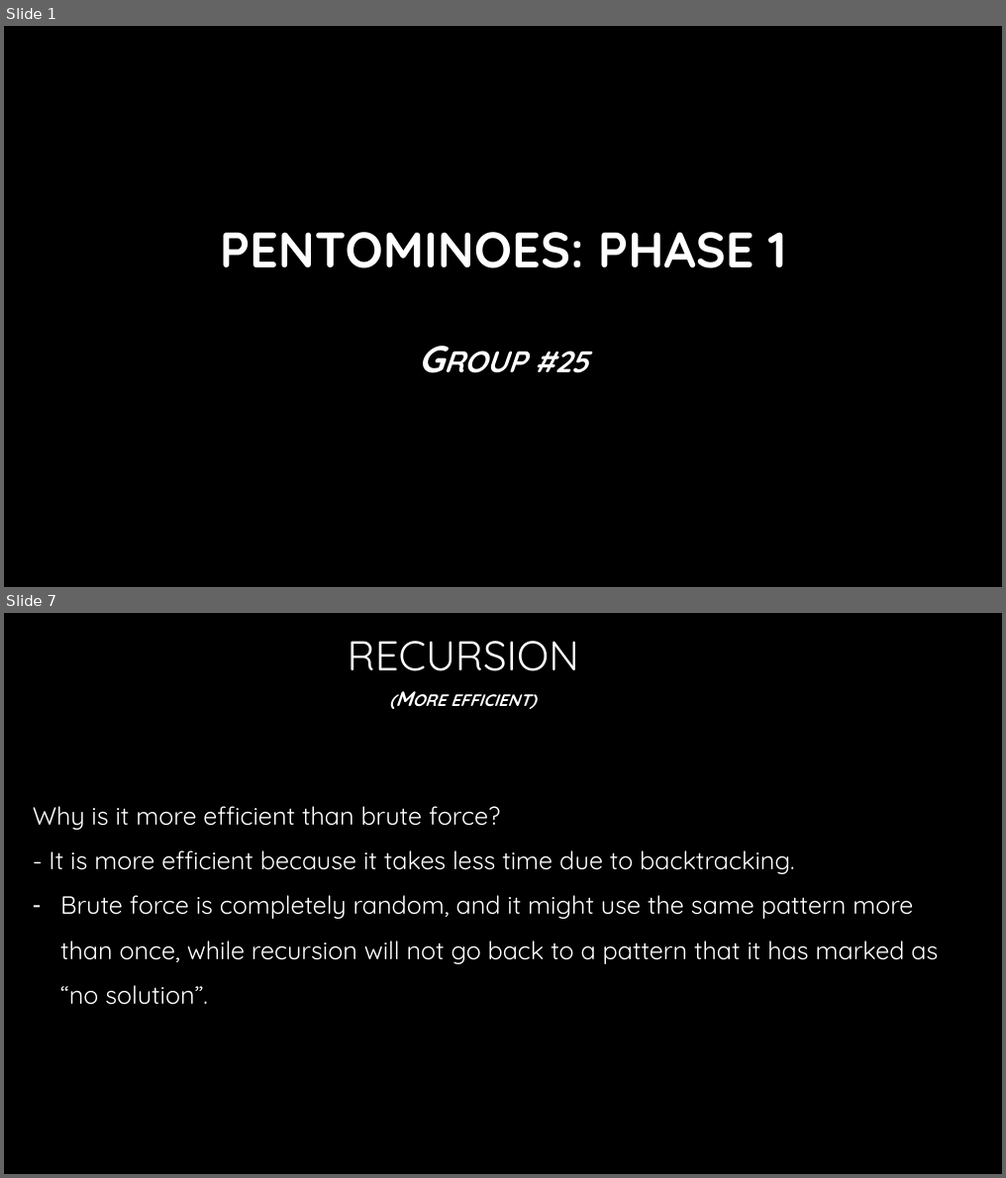
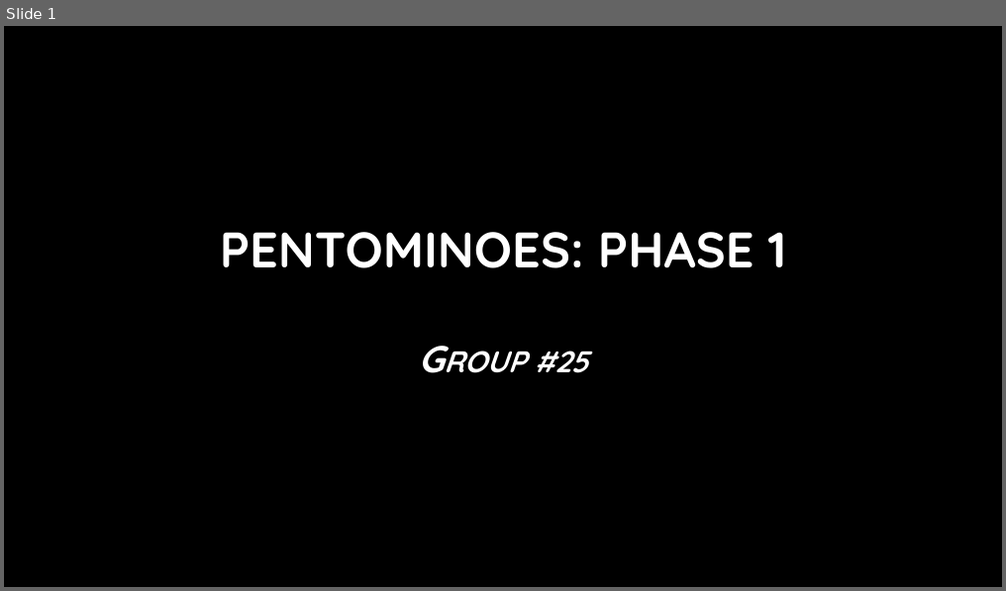
Before and after one commit to Hookz/pentominoes, a slide deck: Pentominoes.pptx. Shown one above the other, each under a label of ours: slides 1 and 7 before the commit, slide 1 after it; the slides between them are not shown. The pictures are 1006x1178 and 1006x591 pixels, drawn with LibreOffice and Linux fonts; fonts in the diff are those of the drawing; background and template pictures are left out. Boxes give left, top, right and bottom in pixels: in the first picture for what was removed or moved away, otherwise in the second. Text is boxed around its words. In the diff, an @@ line names an element or a change of style, - is before the commit and + after.

```diff
--- a/Pentominoes.pptx
+++ b/Pentominoes.pptx
@@ slide 7 removed at <box>4,613,1002,1174</box>, background picture (left out) @@
@@ title removed at <box>348,641,579,671</box> @@
-RECURSION
@@ text removed at <box>33,806,938,1005</box> @@
-Why is it more efficient than brute force?
-- It is more efficient because it takes less time due to backtracking.
-– Brute force is completely random, and it might use the same pattern more than once, while recursion will not go back to a pattern that it has marked as “no solution”.
@@ text removed at <box>136,806,295,826</box> @@
-(More efficient)
```
Also in this commit, not shown: 5 slides changed, 12 slides added, 2 other slides removed.
